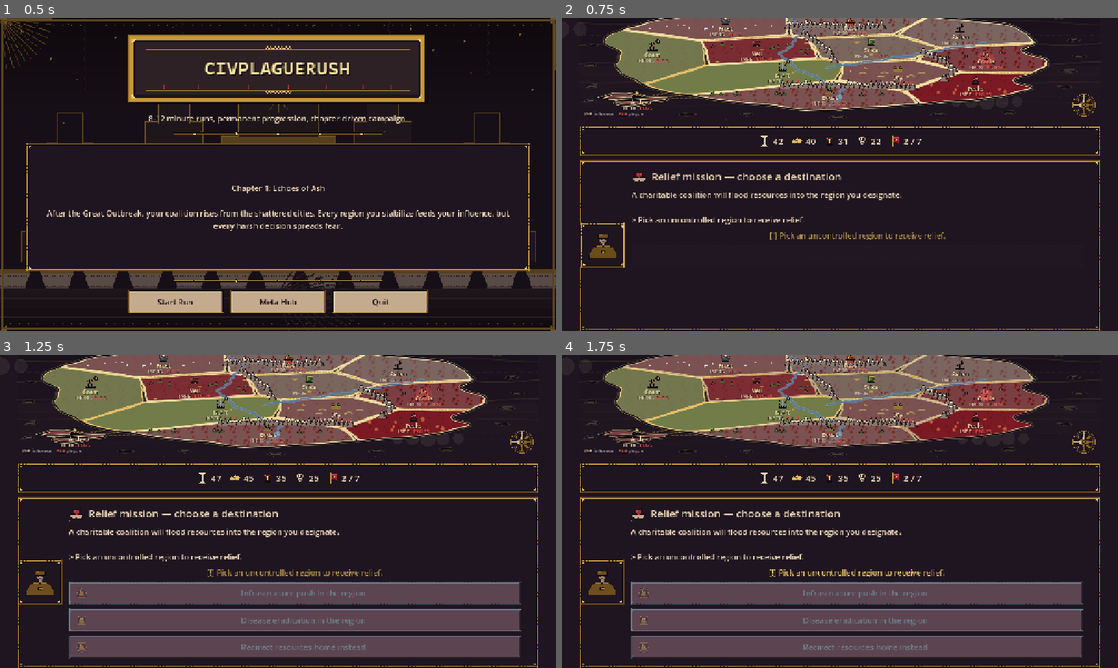
Above: before the commit, frames 1-4 (two rows, left to right).
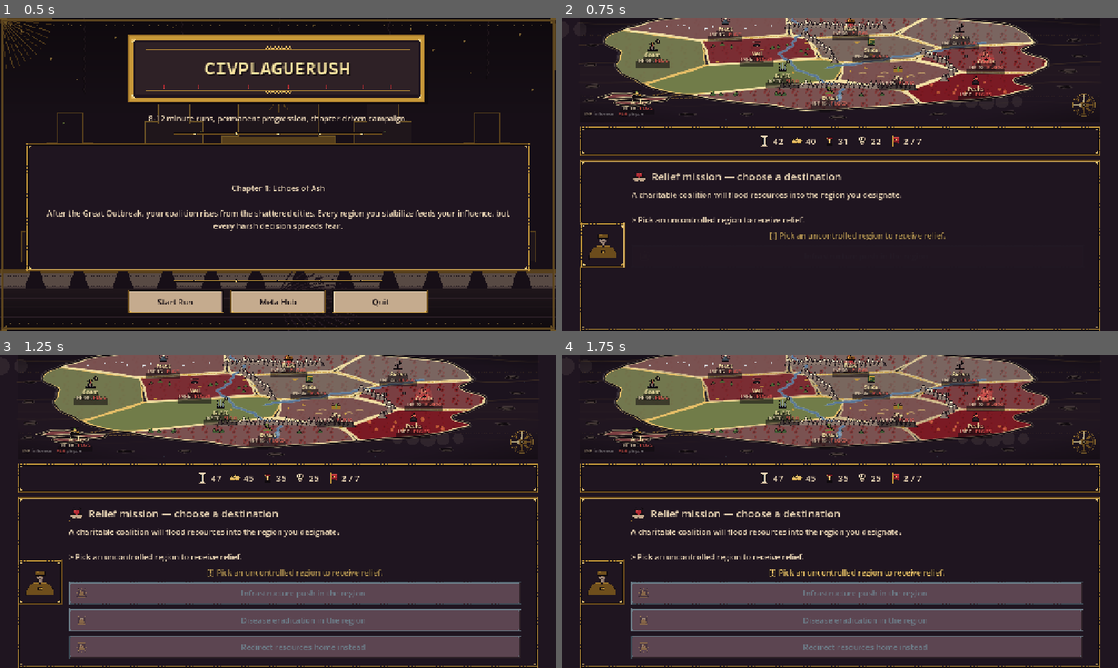
Above: after the commit, the same moments.

Repository: josemarnaiz/civplaguerush
Game: Godot game, scene res://scenes/MainMenu.tscn
Two runs of this game, one before a commit and one after it. Both use one fixed random seed, a clock stepped at 60 frames per second and the inputs below.
Inputs (mouse positions are in pixels of both pictures, inside the frame that each line leads up to):
- Up to frame 1 (0.5 s): no input
- Up to frame 2 (0.75 s): click "Start Run" at 0.5 s
- Up to frame 3 (1.25 s): no input
- Up to frame 4 (1.75 s): tap Enter at 1.25 s; drag from (840, 401) to (895, 442) at 1.27 s

Frame 1 is identical in both runs. In frame 2, 1.7% of the frame differs, in the area x 4-96%, y 3-32%; in frame 3, 1.7%; in frame 4, 1.7%.

Commit message:
map: label backplates + parchment vignette + ART bible
- Each region label now renders on a subtle dark backplate (D0 alpha 0.55)
  so the region name and INF/PLG stats stay readable even when mountains,
  forests or rivers run through the label area. Size and position track
  the measured string size so the plate hugs the text tightly.
- Added `_draw_parchment_vignette`: four corner triangles filled with a
  vertex-color gradient from D0 alpha 0.55 (at the corner) to alpha 0 (at
  the inner tip). Produces a soft cartouche darkening that frames the map
  like a painted plate without obscuring gameplay content.
- Rewrote the region-map section of `docs/ART_bible.md` (§7) from scratch
  to reflect the new Voronoi+outline pipeline, the mountain/river passes,
  the biome ornaments, and the 190 -> 260 height bump.

Made-with: Cursor

Diff:
--- a/scripts/ui/region_map.gd
+++ b/scripts/ui/region_map.gd
@@ -814,6 +814,18 @@
 			var name_pos: Vector2 = Vector2(c.x - ns.x / 2.0, c.y + 12.0)
 			var stats_x: float = c.x - total_w / 2.0
 			var stats_y: float = c.y + 24.0
+			# Dark backplate so labels stay readable over mountains / forests.
+			# Two stacked rounded-rect-ish fills (just draw_rect with slight
+			# transparency; GDScript canvas has no rounded rect primitive).
+			var pad: float = 3.0
+			var name_bg := Rect2(
+				Vector2(name_pos.x - pad, name_pos.y - 1.0),
+				Vector2(ns.x + pad * 2.0, float(name_size) + 2.0))
+			var stats_bg := Rect2(
+				Vector2(stats_x - pad, stats_y - 1.0),
+				Vector2(total_w + pad * 2.0, float(stats_size) + 2.0))
+			draw_rect(name_bg, Color(0.059, 0.039, 0.055, 0.55), true)
+			draw_rect(stats_bg, Color(0.059, 0.039, 0.055, 0.55), true)
 			# Drop shadow pass for readability on busy fills.
 			draw_string(font, name_pos + Vector2(1, 1), short_name,
 				HORIZONTAL_ALIGNMENT_LEFT, -1, name_size, Color(0, 0, 0, 0.75))
@@ -897,6 +909,11 @@
 		draw_string(legend_font, Vector2(lx, legend_y), "PLG", HORIZONTAL_ALIGNMENT_LEFT, -1, fs, rose)
 		lx += legend_font.get_string_size("PLG", HORIZONTAL_ALIGNMENT_LEFT, -1, fs).x + 4.0
 		draw_string(legend_font, Vector2(lx, legend_y), "plague", HORIZONTAL_ALIGNMENT_LEFT, -1, fs, dim)
+
+	# Pass 6c: parchment vignette. Subtle dark gradient in the four corners so
+	# the map reads like a painted cartographic plate rather than a flat
+	# rectangle. Kept low-alpha so it never obscures gameplay content.
+	_draw_parchment_vignette(s)
 
 	# Pass 7: turn-advance flash overlay (fades out over ~0.6s). The flash is
 	# a horizontal gradient bloom so it reads as a "dawn breaking" moment
@@ -1220,6 +1237,31 @@
 		draw_line(p + Vector2(0, -2.2), p + Vector2(0, 2.2), fleck, 1.0)
 		draw_line(p + Vector2(-1.4, -1.4), p + Vector2(1.4, 1.4), fleck, 0.8)
 		draw_line(p + Vector2(-1.4, 1.4), p + Vector2(1.4, -1.4), fleck, 0.8)
+
+
+func _draw_parchment_vignette(s: Vector2) -> void:
+	# Four triangular gradients in the corners produce a soft cartouche feel.
+	# Vertex colors let the darkness peak at the corner and fade to 0 at the
+	# inner point of each triangle, avoiding a harsh rectangle edge.
+	var peak: Color = Color(0.059, 0.039, 0.055, 0.55)  # D0 with alpha
+	var fade: Color = Color(0.059, 0.039, 0.055, 0.0)
+	var reach: Vector2 = s * 0.28
+	# Top-left
+	_draw_corner_vignette(Vector2(0, 0), Vector2(reach.x, 0), Vector2(0, reach.y), peak, fade)
+	# Top-right
+	_draw_corner_vignette(Vector2(s.x, 0), Vector2(s.x - reach.x, 0), Vector2(s.x, reach.y), peak, fade)
+	# Bottom-left
+	_draw_corner_vignette(Vector2(0, s.y), Vector2(reach.x, s.y), Vector2(0, s.y - reach.y), peak, fade)
+	# Bottom-right
+	_draw_corner_vignette(Vector2(s.x, s.y), Vector2(s.x - reach.x, s.y),
+		Vector2(s.x, s.y - reach.y), peak, fade)
+
+
+func _draw_corner_vignette(corner: Vector2, along_x: Vector2, along_y: Vector2,
+		corner_col: Color, edge_col: Color) -> void:
+	var verts := PackedVector2Array([corner, along_x, along_y])
+	var cols := PackedColorArray([corner_col, edge_col, edge_col])
+	draw_polygon(verts, cols)
 
 
 func _draw_river(s: Vector2, path: Array, core_width: float, with_delta: bool) -> void:
Not shown, changed: docs/ART_bible.md
